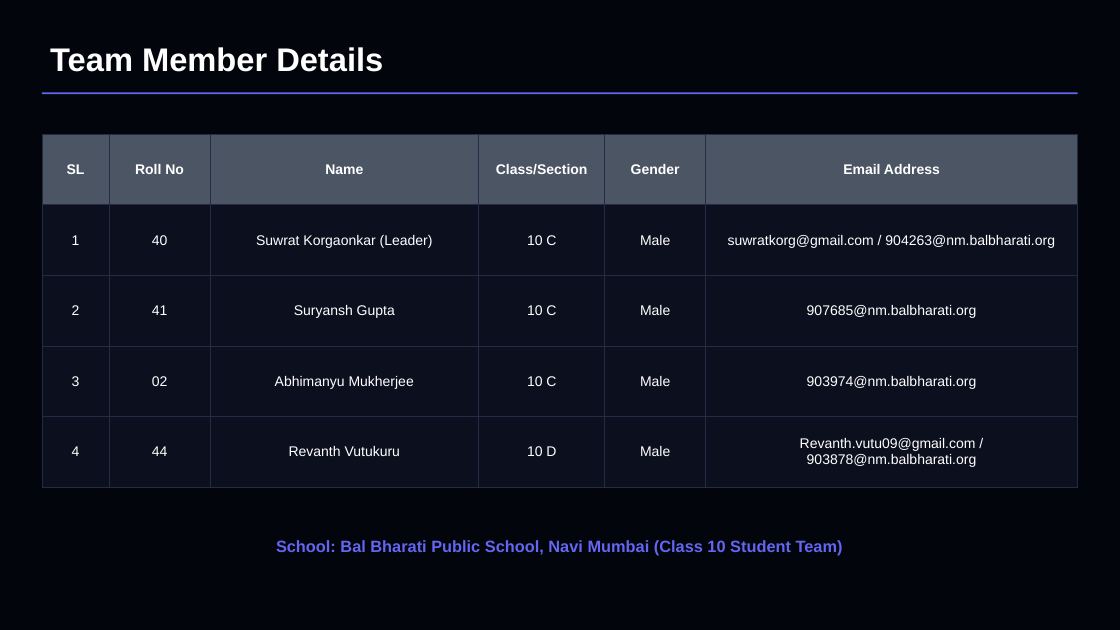
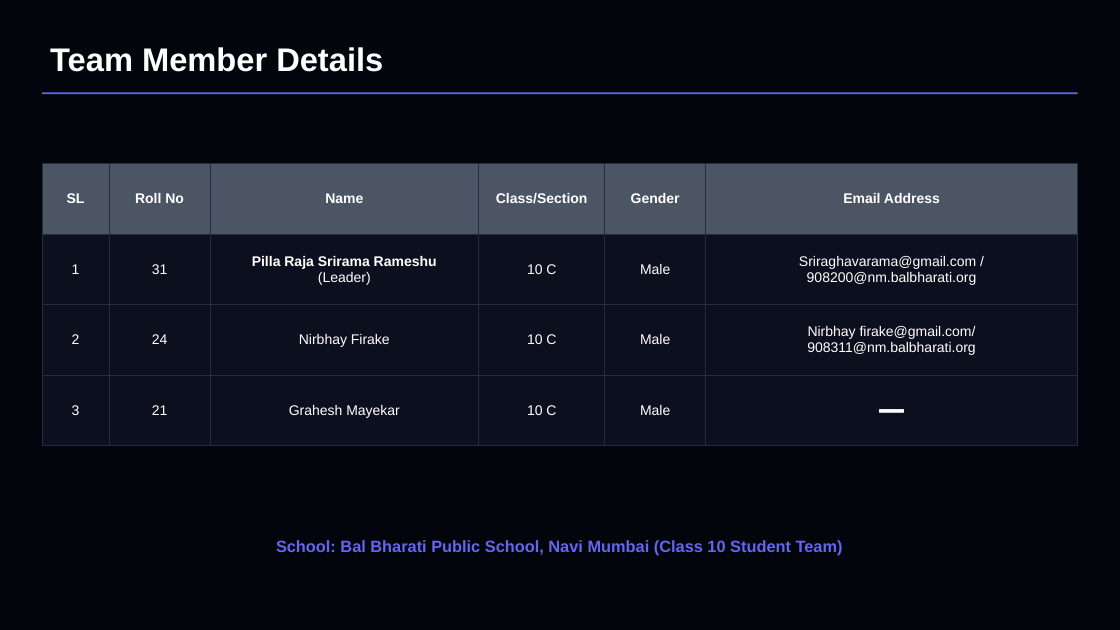
Before and after one commit to sriram12345678900/Edutrack, a slide deck: slide 6 of Submission/EduTrack_Presentation_Fixed.pptx. Drawn at 1120x630 pixels with LibreOffice and Linux fonts; fonts in the diff are those of the drawing. Boxes give left, top, right and bottom in pixels: in the first picture for what was removed or moved away, otherwise in the second. Text is boxed around its words. In the diff, an @@ line names an element or a change of style, - is before the commit and + after.

```diff
--- a/Submission/EduTrack_Presentation_Fixed.pptx
+++ b/Submission/EduTrack_Presentation_Fixed.pptx
@@ table at bbox=[42, 164, 1078, 446] @@
-row 2: 1 | 40 | Suwrat Korgaonkar (Leader) | 10 C | Male | suwratkorg@gmail.com / 904263@nm.balbharati.org
-row 3: 2 | 41 | Suryansh Gupta | 10 C | Male | 907685@nm.balbharati.org
-row 4: 3 | 02 | Abhimanyu Mukherjee | 10 C | Male | 903974@nm.balbharati.org
-row 5: 4 | 44 | Revanth Vutukuru | 10 D | Male | Revanth.vutu09@gmail.com / 903878@nm.balbharati.org
+row 2: 1 | 31 | Pilla Raja Srirama Rameshu / (Leader) | 10 C | Male | Sriraghavarama@gmail.com / 908200@nm.balbharati.org
+row 3: 2 | 24 | Nirbhay Firake | 10 C | Male | Nirbhay firake@gmail.com/ / 908311@nm.balbharati.org
+row 4: 3 | 21 | Grahesh Mayekar | 10 C | Male | −
@@ table: place and size @@
-table at bbox=[42, 134, 1078, 487]
+table at bbox=[42, 164, 1078, 446]
```
Also in this commit, not shown: 1 other slide changed, 19 other files.
